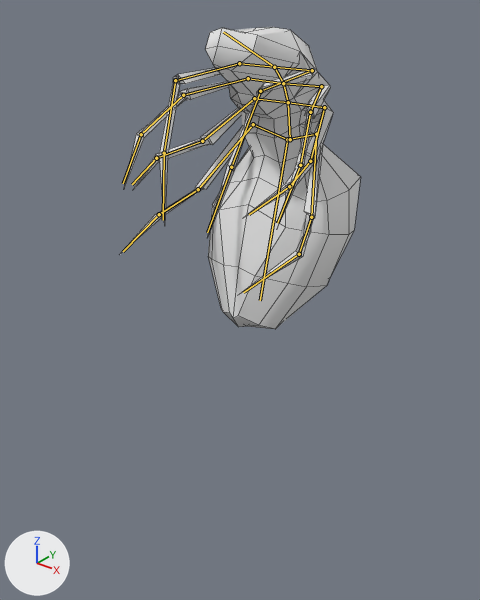
Before and after pictures for a commit that changed the Blender file Assets/models/spider.blend.
Both versions are drawn from a 50 mm lens placed at (80.9, -109.1, 146.4), pointed at (-8.7, 2.9, 77.0). The lights are fixed; the arrows at lower left show +X, +Y and +Z. Both versions are drawn at frame 24 of the action 'Butt Slam'; the numbers are the values there. The bones that bend it are drawn over the model as lines. Mesh edges are drawn as thin lines.

In view in the first picture: 'initialShadingGroup SpiderHalf2'.
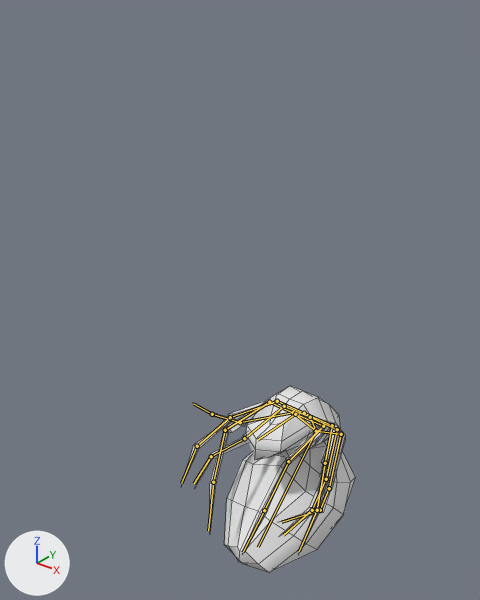
Changed parts and their boxes (x1, y1, x2, y2) in the pictures (480 x 600 px):
'initialShadingGroup SpiderHalf2', posed (28% narrower, 38% shorter): before (121, 27, 360, 329); after (182, 386, 355, 572)
bone 'Butt', root to tip: before (287, 139) to (260, 300); after (316, 431) to (258, 547)
bone 'Leg.1.1.L', root to tip: before (253, 124) to (198, 189); after (293, 412) to (240, 422)
bone 'Ab.1', root to tip: before (290, 139) to (288, 102); after (316, 431) to (310, 417)
bone 'Leg.4.1.R', root to tip: before (312, 70) to (260, 91); after (323, 426) to (288, 461)
bone 'Leg.4.1.L', root to tip: before (239, 63) to (175, 80); after (269, 402) to (225, 430)
bone 'Leg.3.1.R', root to tip: before (321, 86) to (310, 112); after (332, 425) to (325, 463)
bone 'Leg.3.1.L', root to tip: before (248, 78) to (183, 95); after (277, 401) to (230, 417)
bone 'Leg.2.1.R', root to tip: before (324, 107) to (310, 161); after (337, 429) to (326, 479)
bone 'Leg.2.1.L', root to tip: before (254, 98) to (202, 141); after (284, 406) to (244, 438)

What the commit changed:
Bone 'Butt' (bone_butt) moves from (0.0, -10.6, 102.7) to (0.0, 5.3, 14.9).
Bone 'Butt' (bone_butt) turns from (-107, 0, 0) to (-141, 0, 0) degrees about its own x, y and z.
Bone 'Leg.1.1.L' (bone_leg_1_1_l) moves from (0.9, 0.5, 2.9) to (2.9, -1.3, 0.1).
Bone 'Leg.1.1.L' (bone_leg_1_1_l) turns from (-111, 11, 41) to (-112, 30, 23) degrees about its own x, y and z.
Bone 'Ab.1' (bone_ab_1) moves from (0.0, 13.3, 102.0) to (0.0, -4.7, 15.0).
Bone 'Ab.1' (bone_ab_1) turns from (82, 0, 0) to (62, 0, 0) degrees about its own x, y and z.
Bone 'Leg.4.1.R' (bone_leg_4_1_r) moves from (-0.3, -0.2, -0.5) to (-0.8, 1.4, 1.7).
Bone 'Leg.4.1.R' (bone_leg_4_1_r) turns from (-98, 21, 108) to (-114, 3, 115) degrees about its own x, y and z.
Bone 'Leg.4.1.L' (bone_leg_4_1_l) moves from (0.3, -0.2, -0.5) to (0.8, 1.4, 1.7).
Bone 'Leg.4.1.L' (bone_leg_4_1_l) turns from (-98, -21, -108) to (-114, -3, -115) degrees about its own x, y and z.
Bone 'Leg.3.1.R' (bone_leg_3_1_r) moves from (-0.6, 0.0, -1.5) to (-1.0, 0.2, -0.9).
Bone 'Leg.3.1.R' (bone_leg_3_1_r) turns from (-94, 2, 43) to (-102, -20, 57) degrees about its own x, y and z.
Bone 'Leg.3.1.L' (bone_leg_3_1_l) moves from (0.6, 0.0, -1.5) to (1.0, 0.2, -0.9).
Bone 'Leg.3.1.L' (bone_leg_3_1_l) turns from (-94, -2, -43) to (-102, 20, -57) degrees about its own x, y and z.
Bone 'Leg.2.1.R' (bone_leg_2_1_r) moves from (-0.2, 0.1, -0.8) to (-0.5, -0.8, -1.9).
Bone 'Leg.2.1.R' (bone_leg_2_1_r) turns from (-104, 26, 7) to (-110, 6, 22) degrees about its own x, y and z.
Bone 'Leg.2.1.L' (bone_leg_2_1_l) moves from (0.2, 0.1, -0.8) to (0.5, -0.8, -1.9).
Bone 'Leg.2.1.L' (bone_leg_2_1_l) turns from (-104, -26, -7) to (-110, -6, -22) degrees about its own x, y and z.
